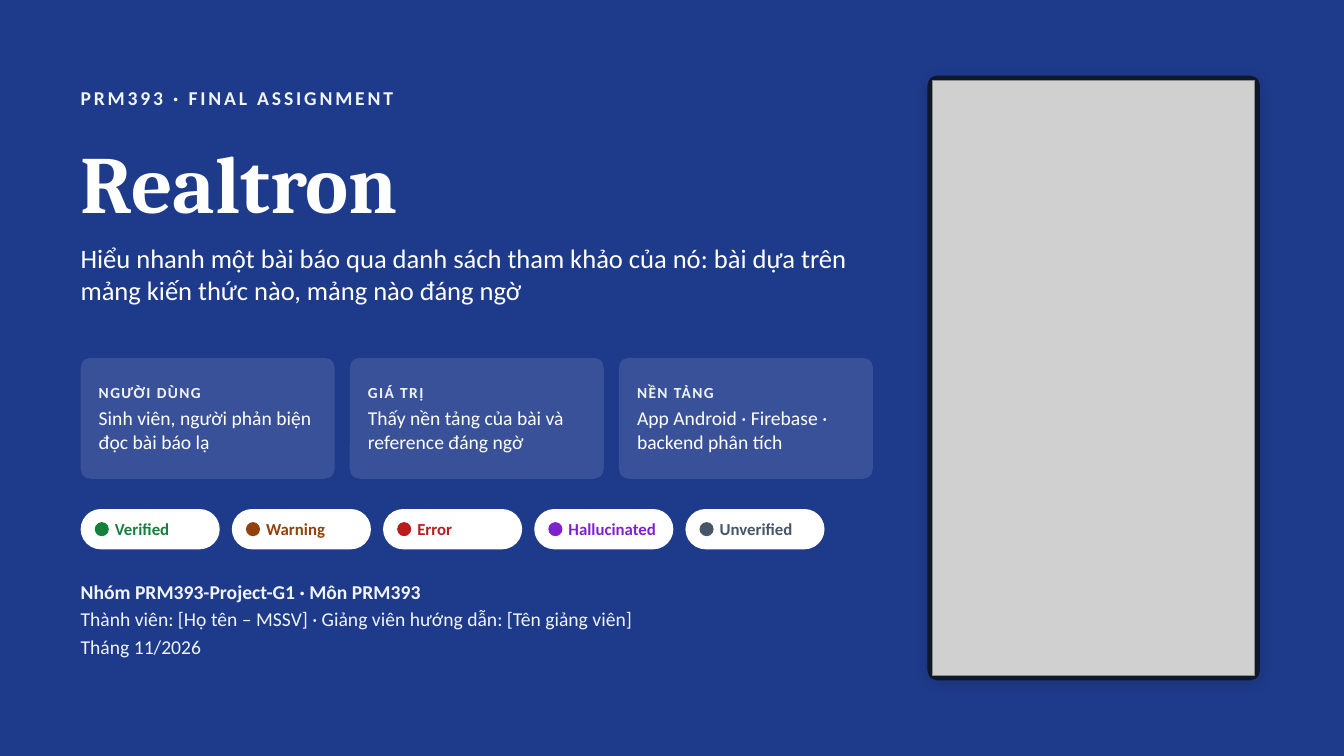
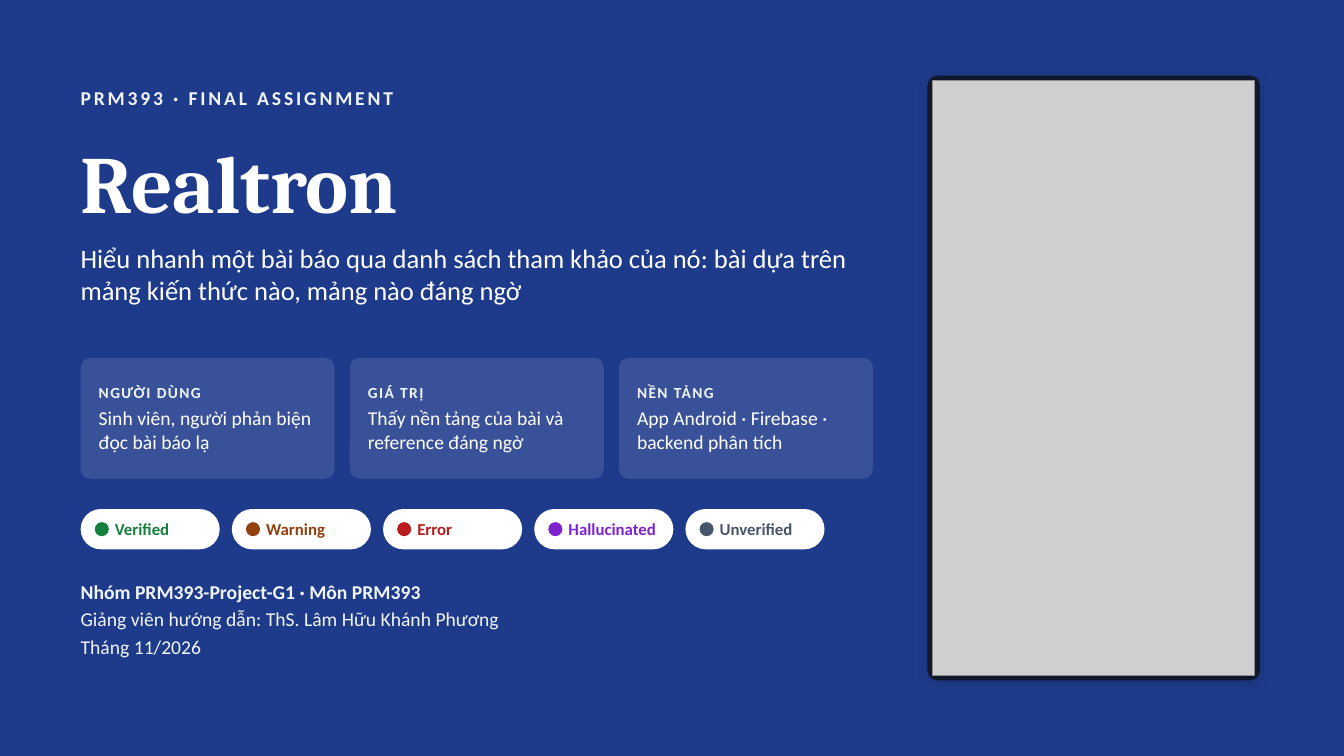
Before and after one commit to PRM393-Project-G1/Lab3, a slide deck: slide 1 of slides/Final_G1_slides.pptx. Drawn at 1344x756 pixels with LibreOffice and Linux fonts; fonts in the diff are those of the drawing; grey boxes stand for pictures. Boxes give left, top, right and bottom in pixels: in the first picture for what was removed or moved away, otherwise in the second. Text is boxed around its words. In the diff, an @@ line names an element or a change of style, - is before the commit and + after.

```diff
--- a/slides/Final_G1_slides.pptx
+++ b/slides/Final_G1_slides.pptx
@@ text at (81,610,499,630): text changed @@
-Thành viên: [Họ tên – MSSV] · Giảng viên hướng dẫn: [Tên giảng viên]
+Giảng viên hướng dẫn: ThS. Lâm Hữu Khánh Phương
```
Also in this commit, not shown: 9 other slides changed, 9 other files.
